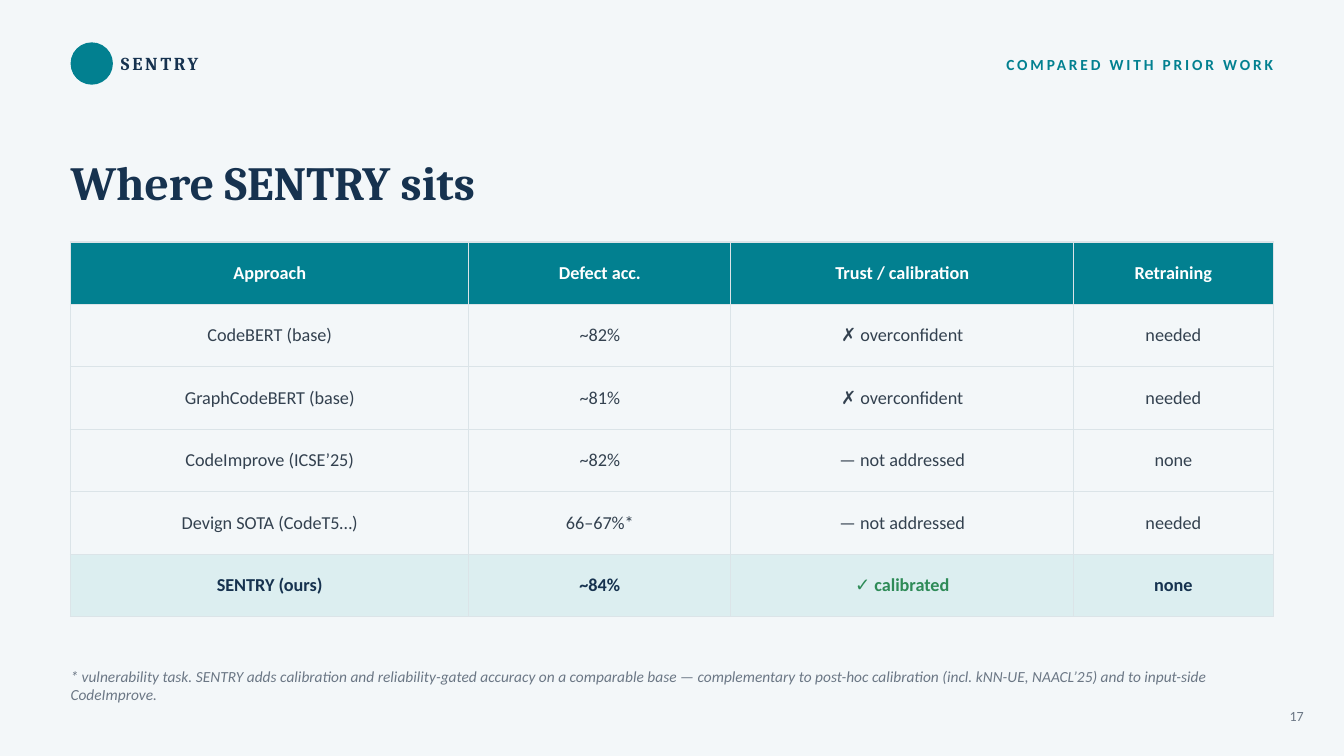
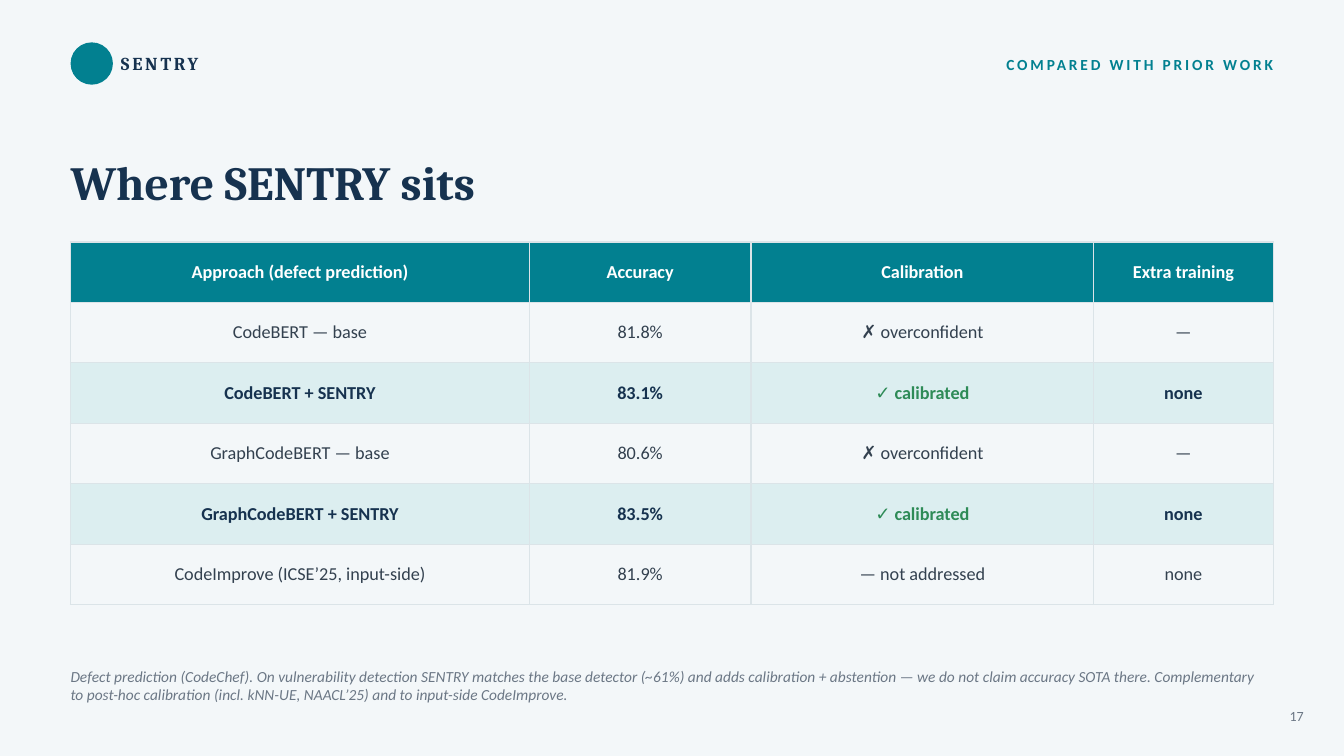
Before and after one commit to jsureka/SENTRY, a slide deck: slide 25 of presentation/SENTRY_results_discussion.pptx. Drawn at 1344x756 pixels with LibreOffice and Linux fonts; fonts in the diff are those of the drawing; background and template pictures are left out. Boxes give left, top, right and bottom in pixels: in the first picture for what was removed or moved away, otherwise in the second. Text is boxed around its words. In the diff, an @@ line names an element or a change of style, - is before the commit and + after.

Commit message:
deck: fix misleading numbers — real conf/acc gap, honest ECE worst-case label, clean per-model defect table (drop vuln-in-defect-column, 84%->83.1/83.5), un-exaggerate bar axis

```diff
--- a/presentation/SENTRY_results_discussion.pptx
+++ b/presentation/SENTRY_results_discussion.pptx
@@ table at bbox=[71, 242, 1273, 587] @@
-row 1: Approach | Defect acc. | Trust / calibration | Retraining
+row 1: Approach (defect prediction) | Accuracy | Calibration | Extra training
-row 2: CodeBERT (base) | ~82% | ✗ overconfident | needed
+row 2: CodeBERT — base | 81.8% | ✗ overconfident | —
-row 3: GraphCodeBERT (base) | ~81% | ✗ overconfident | needed
+row 3: CodeBERT + SENTRY | 83.1% | ✓ calibrated | none
-row 4: CodeImprove (ICSE’25) | ~82% | — not addressed | none
+row 4: GraphCodeBERT — base | 80.6% | ✗ overconfident | —
-row 5: Devign SOTA (CodeT5…) | 66–67%* | — not addressed | needed
+row 5: GraphCodeBERT + SENTRY | 83.5% | ✓ calibrated | none
-row 6: SENTRY (ours) | ~84% | ✓ calibrated | none
+row 6: CodeImprove (ICSE’25, input-side) | 81.9% | — not addressed | none
@@ fill none to #DCEEF0 in 8 cells @@
@@ fill #DCEEF0 to none in row 6 @@
@@ text colour #16324F to #33414F, bold off in "none" @@
@@ text at bbox=[71, 671, 1253, 703]: text changed @@
-* vulnerability task. SENTRY adds calibration and reliability-gated accuracy on a comparable base — complementary to post-hoc calibration (incl. kNN-UE, NAACL’25) and to input-side CodeImprove.
+Defect prediction (CodeChef). On vulnerability detection SENTRY matches the base detector (~61%) and adds calibration + abstention — we do not claim accuracy SOTA there. Complementary to post-hoc calibration (incl. kNN-UE, NAACL’25) and to input-side CodeImprove.
```
Also in this commit, not shown: 2 other slides changed, 1 other file.
